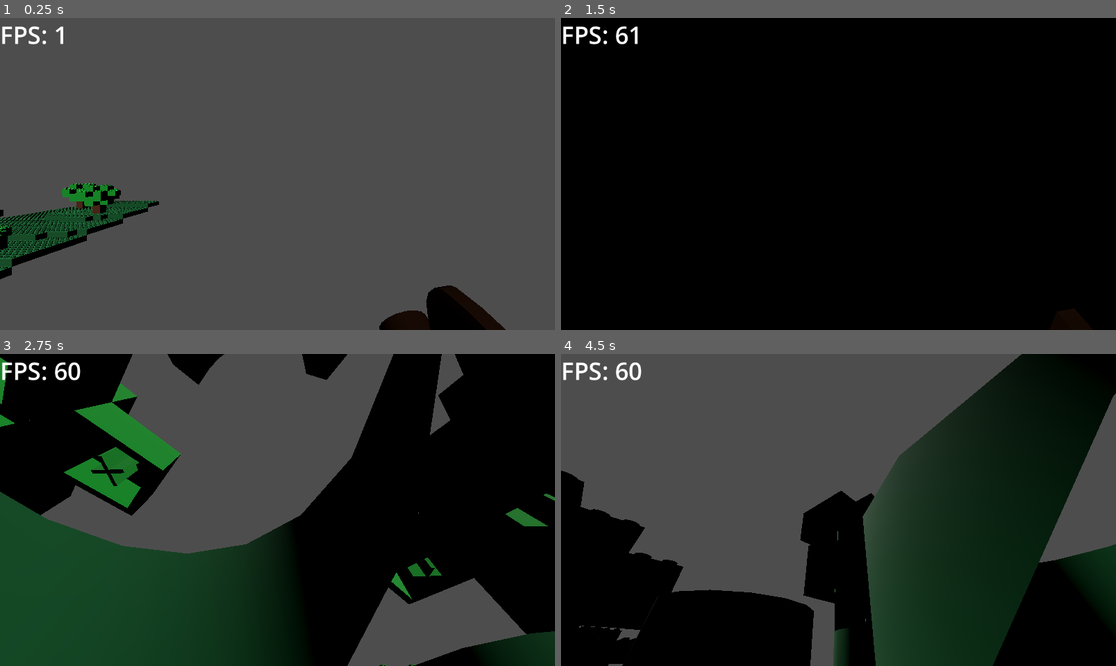
Above: before the commit, frames 1-4 (two rows, left to right).
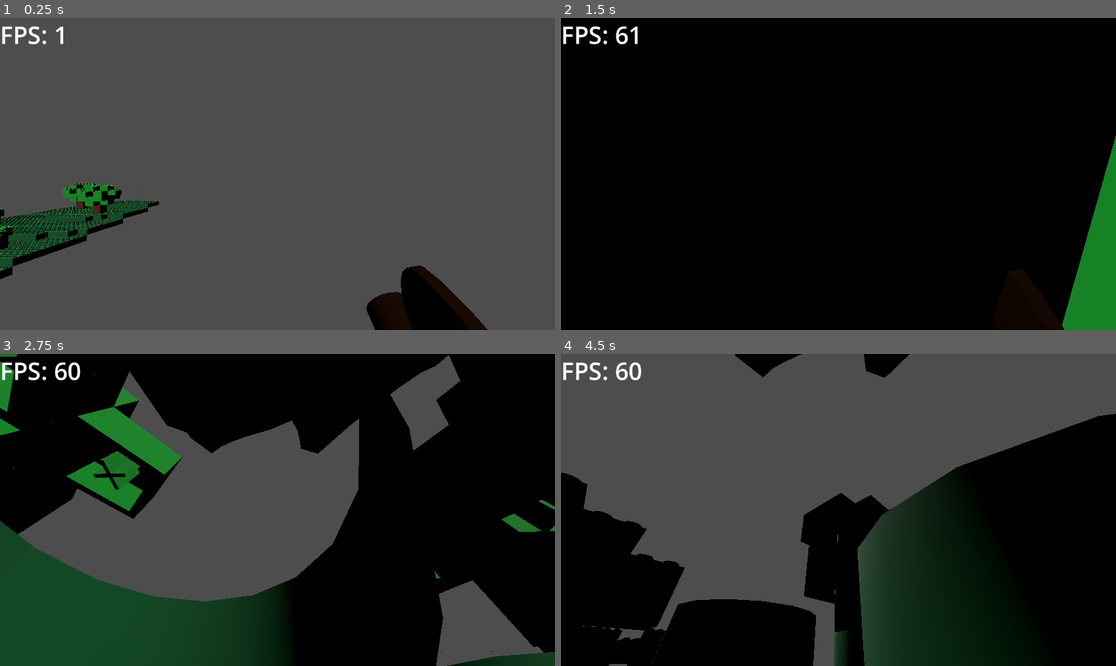
Above: after the commit, the same moments.

Repository: AlbinHorlaville/open-world-lego
Game: Godot game, scene res://levels/main.tscn
The game is run twice, just before and just after one commit, with the same random seed, the same clock (stepped at 60 frames per second) and the same inputs.
Inputs (mouse positions are in pixels of both pictures, inside the frame that each line leads up to):
- Up to frame 1 (0.25 s): no input
- Up to frame 2 (1.5 s): move the mouse to (960, 158) at 0.52 s; hold D (move_right) 0.53-1.28 s; tap Space (jump) at 0.77 s; move the mouse to (727, 189) at 1.27 s; hold S (move_back) from 1.28 s (still down)
- Up to frame 3 (2.75 s): tap Space (jump) at 1.52 s; move the mouse to (333, 441) at 2.02 s; release S (move_back) at 2.03 s; hold D (move_right) from 2.03 s (still down)
- Up to frame 4 (4.5 s): move the mouse to (810, 572) at 2.77 s; release D (move_right) at 2.78 s; hold Z (move_forward) 2.78-3.53 s; tap Space (jump) at 3.02, 3.77 s; move the mouse to (1005, 556) at 3.52 s; hold Q (move_left) from 3.53 s (still down); move the mouse to (672, 463) at 4.27 s

The runs differ from the first frame. In frame 1, 2.4% of the frame differs, in the area x 0-92%, y 53-100%; in frame 2, 3.1%; in frame 3, 28%, in the area x 0-100%, y 0-100%; in frame 4, 23%.

Commit message:
Changement Rapide Bug Terrain

Diff:
--- a/OpenWorldLego/actor/player.tscn
+++ b/OpenWorldLego/actor/player.tscn
@@ -13,7 +13,7 @@
 shape = SubResource("CapsuleShape3D_vi5df")
 
 [node name="Camera3D" type="Camera3D" parent="."]
-transform = Transform3D(1, 1.86265e-09, -1.49012e-08, -1.86265e-09, 1, 1.49012e-08, 1.49012e-08, -1.49012e-08, 1, 0, 0.915062, -0.199273)
+transform = Transform3D(1, 1.86265e-09, -1.49012e-08, -1.86265e-09, 1, 1.49012e-08, 1.49012e-08, -1.49012e-08, 1, 0, 0.915062, -0.1444)
 current = true
 
 [node name="basic_skin" parent="." instance=ExtResource("2_wkixd")]
--- a/OpenWorldLego/blocks/dirt.tscn
+++ b/OpenWorldLego/blocks/dirt.tscn
@@ -20,7 +20,15 @@
 [node name="brick_2x2" parent="." instance=ExtResource("2_x8420")]
 transform = Transform3D(62.5, 0, 0, 0, 62.5, 0, 0, 0, 62.5, 2.08165e-12, 2.08165e-12, 2.08165e-12)
 
-[node name="_NODEID_1059234381" parent="brick_2x2" index="0"]
-transform = Transform3D(1, 0, 0, 0, 1, 0, 0, 0, 1, 2.08165e-12, 2.08165e-12, 2.08165e-12)
+[node name="_NODEID_2981996756" parent="brick_2x2" index="0"]
+transform = Transform3D(1, 0, 0, 0, 1, 0, 0, 0, 1, 0, 0, 0)
+
+[node name="brick_2x3" parent="." instance=ExtResource("2_x8420")]
+transform = Transform3D(1, 0, 0, 0, 1, 0, 0, 0, 1, 1, 0, 2)
+
+[node name="brick_2x4" parent="." instance=ExtResource("2_x8420")]
+transform = Transform3D(1, 0, 0, 0, 1, 0, 0, 0, 1, -0.774912, 0, -8.24015)
 
 [editable path="brick_2x2"]
+[editable path="brick_2x3"]
+[editable path="brick_2x4"]
